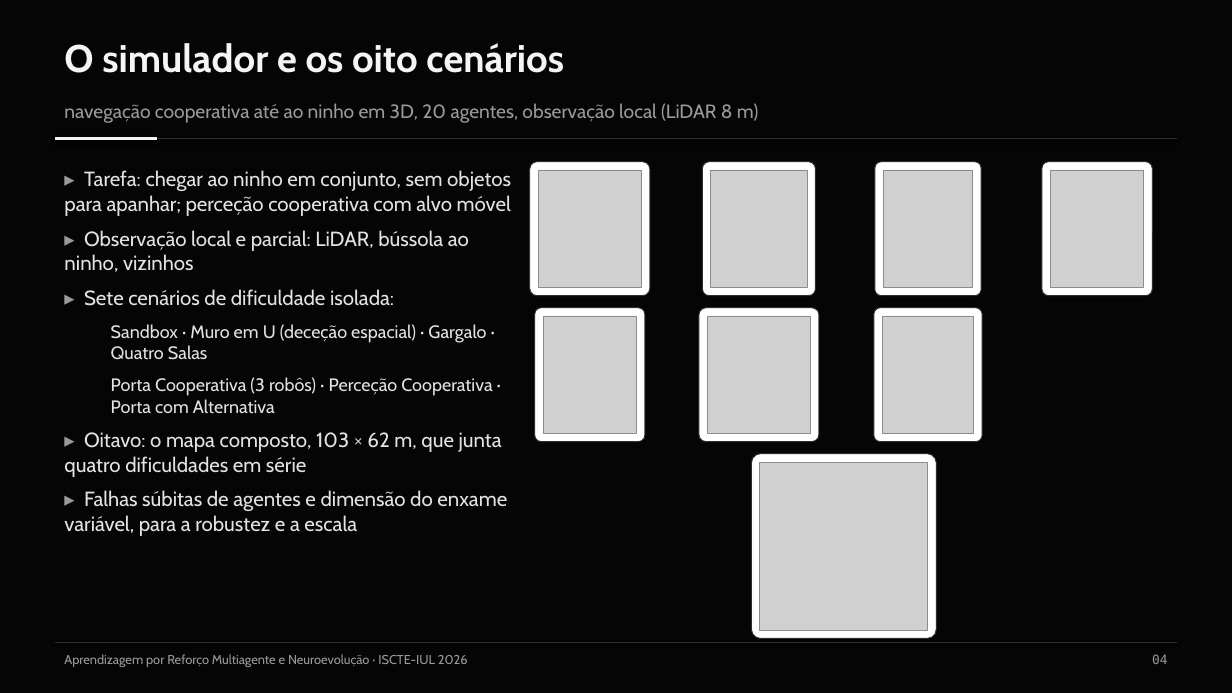
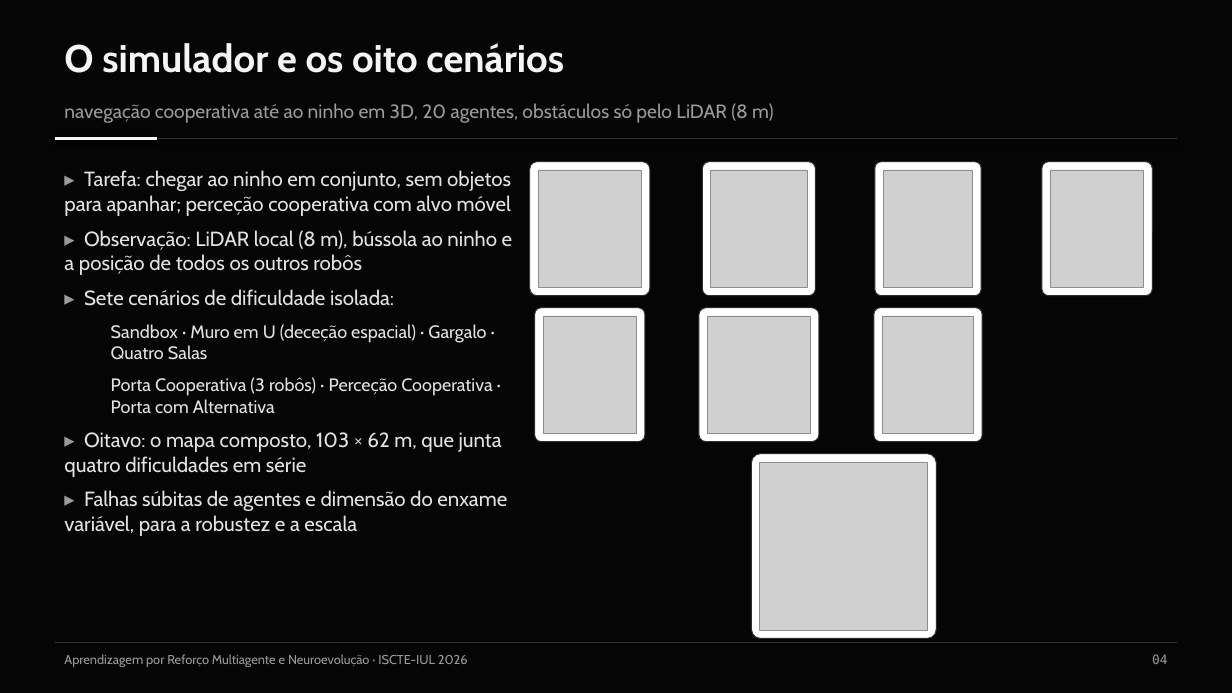
Before and after one commit to Pombo2001/swarm-robotics-tese, a slide deck: slide 5 of Defesa/slides_defesa.pptx. Drawn at 1232x693 pixels with LibreOffice and Linux fonts; fonts in the diff are those of the drawing; grey boxes stand for pictures. Boxes give left, top, right and bottom in pixels: in the first picture for what was removed or moved away, otherwise in the second. Text is boxed around its words. In the diff, an @@ line names an element or a change of style, - is before the commit and + after.

```diff
--- a/Defesa/slides_defesa.pptx
+++ b/Defesa/slides_defesa.pptx
@@ text at bbox=[64, 103, 773, 122]: text changed @@
-navegação cooperativa até ao ninho em 3D, 20 agentes, observação local (LiDAR 8 m)
+navegação cooperativa até ao ninho em 3D, 20 agentes, obstáculos só pelo LiDAR (8 m)
@@ text at bbox=[64, 230, 513, 275]: text changed @@
-▸ Observação local e parcial: LiDAR, bússola ao ninho, vizinhos
+▸ Observação: LiDAR local (8 m), bússola ao ninho e a posição de todos os outros robôs
```
Also in this commit, not shown: 5 other slides changed, 10 other files.
